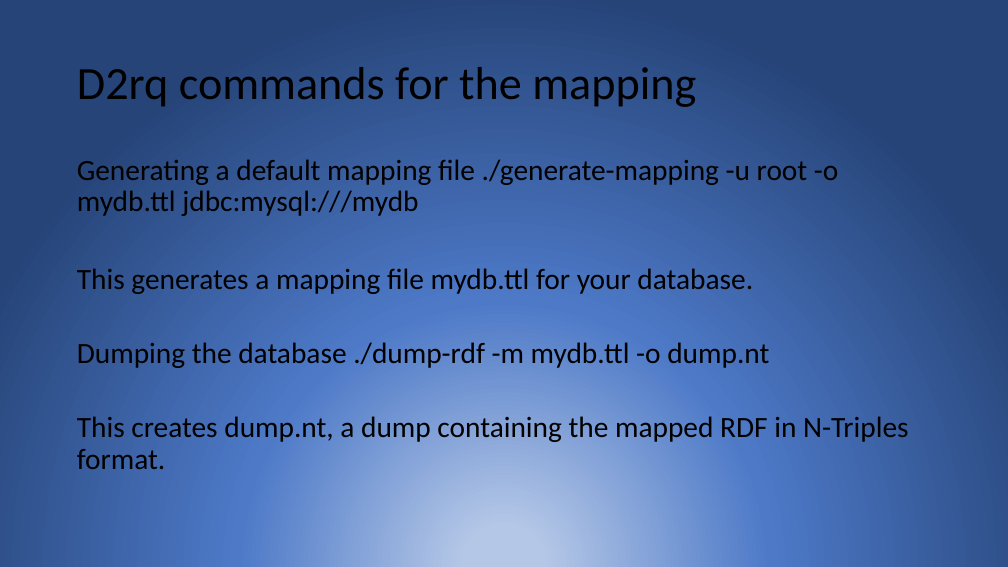
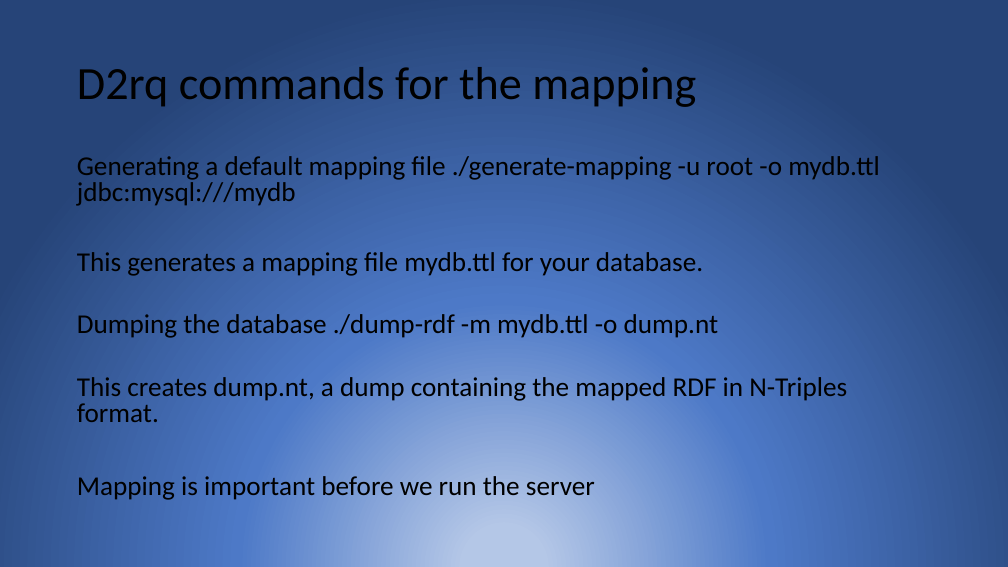
Before and after one commit to tperale/006154-OpenInformationSystem, a slide deck: slide 7 of presentation.pptx. Drawn at 1008x567 pixels with LibreOffice and Linux fonts; fonts in the diff are those of the drawing. Boxes give left, top, right and bottom in pixels: in the first picture for what was removed or moved away, otherwise in the second. Text is boxed around its words. In the diff, an @@ line names an element or a change of style, - is before the commit and + after.

```diff
--- a/presentation.pptx
+++ b/presentation.pptx
@@ text at box(77, 156, 880, 422): size 28 to 25.9 pt in "Generating a default mapping file ./generate-mapping -u ...", "This generates a mapping file mydb.ttl for ...", "Dumping the database ./dump-rdf -m mydb.ttl -o ...", "This creates dump.nt, a dump containing the ..."; line spacing 0.9 to 0.8 @@
@@ text at box(77, 476, 595, 500): paragraph added @@
+Mapping is important before we run the server
```
